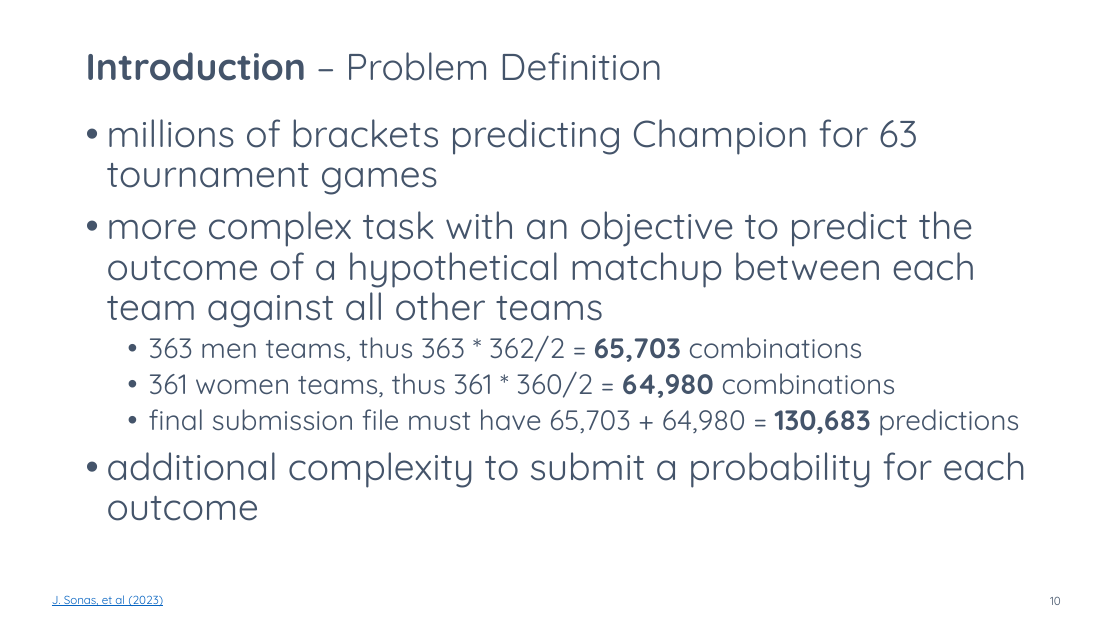
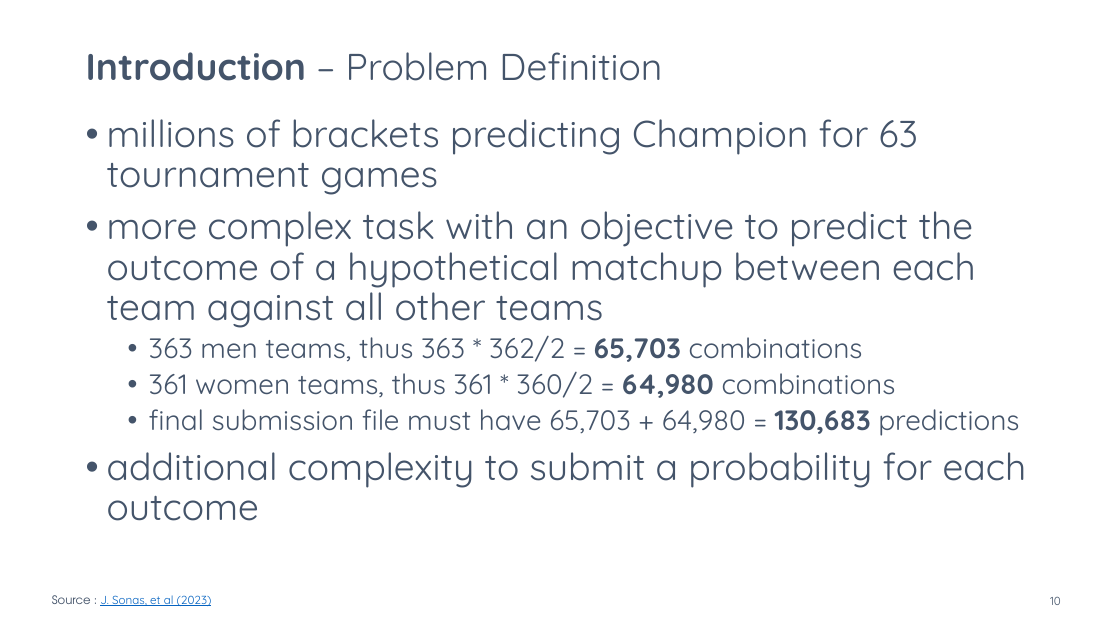
Before and after one commit to tsurgene/ncaa-forecast-project, a slide deck: slide 10 of project-presentation.pptx. Drawn at 1120x630 pixels with LibreOffice and Linux fonts; fonts in the diff are those of the drawing. Boxes give left, top, right and bottom in pixels: in the first picture for what was removed or moved away, otherwise in the second. Text is boxed around its words. In the diff, an @@ line names an element or a change of style, - is before the commit and + after.

```diff
--- a/project-presentation.pptx
+++ b/project-presentation.pptx
@@ text at (52, 595, 212, 606): text changed @@
-J. Sonas, et al (2023)
+Source : J. Sonas, et al (2023)
```
Also in this commit, not shown: 3 other slides changed, 3 slides added, 4 other files.
